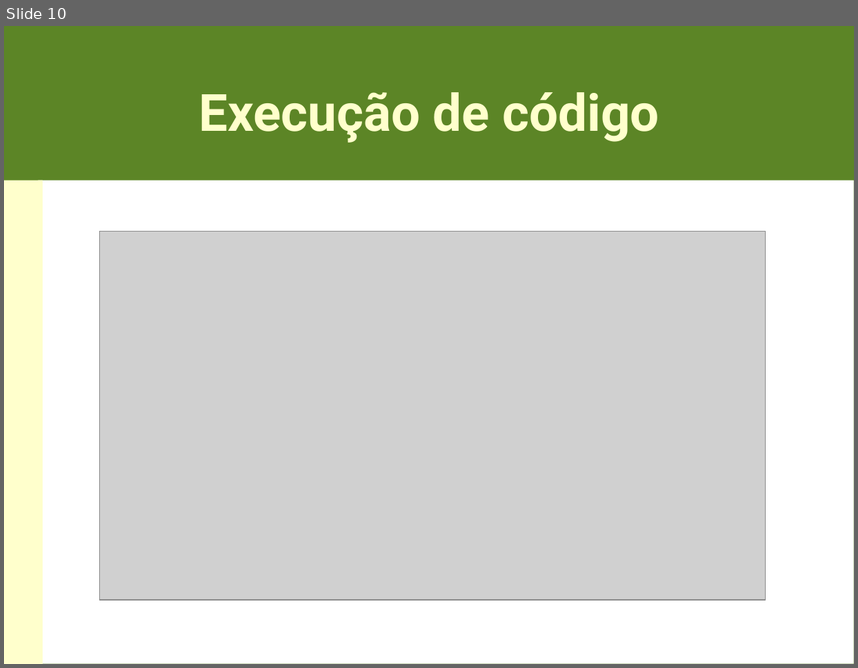
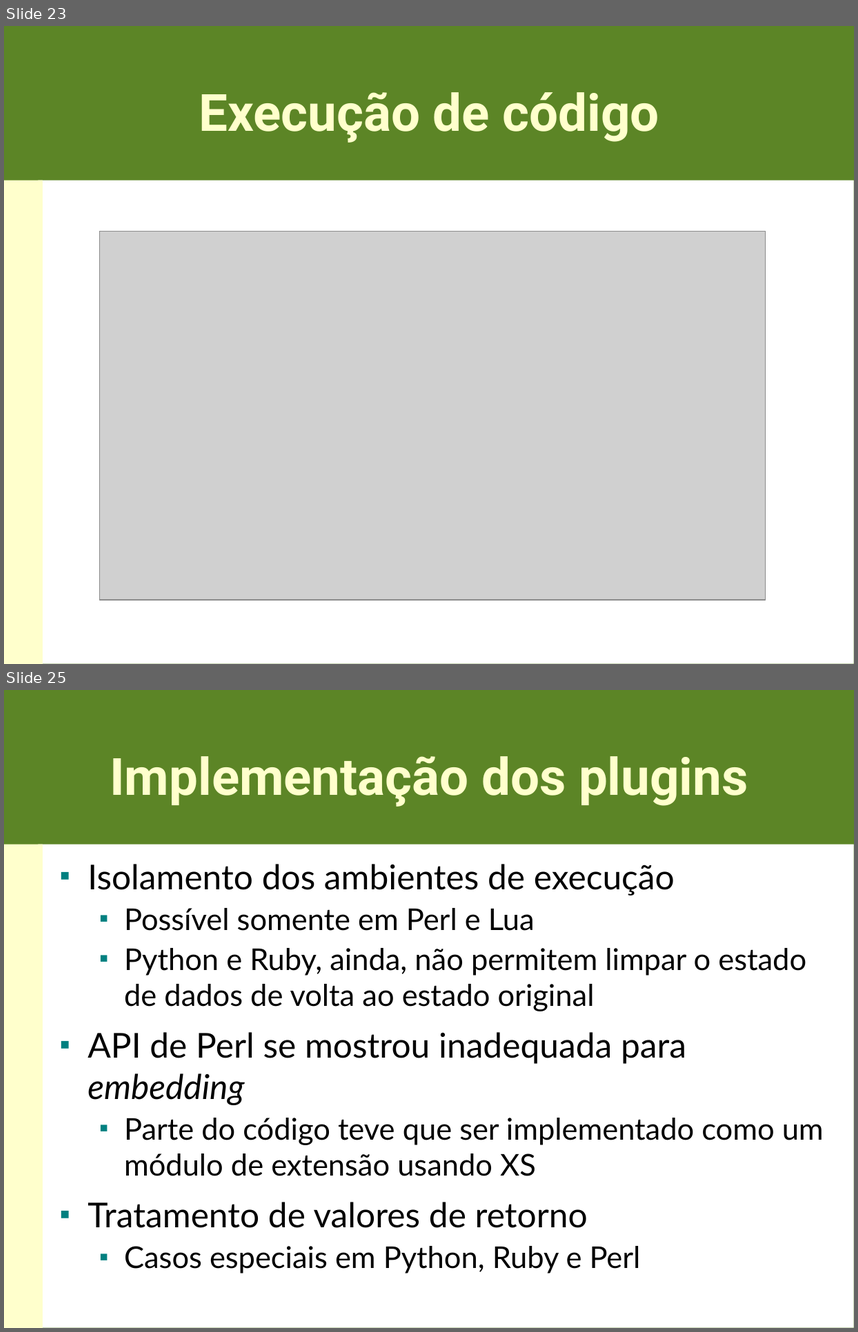
Before and after one commit to hishamhm/libscript, a slide deck: doc/apresentacao.odp. Shown one above the other, each under a label of ours: slide 10 before the commit, slides 23 and 25 after it; the slides between them are not shown. The pictures are 858x668 and 858x1332 pixels, drawn with LibreOffice and Linux fonts; fonts in the diff are those of the drawing; grey boxes stand for pictures. Boxes give left, top, right and bottom in pixels: in the first picture for what was removed or moved away, otherwise in the second. Text is boxed around its words. In the diff, an @@ line names an element or a change of style, - is before the commit and + after.

```diff
--- a/doc/apresentacao.odp
+++ b/doc/apresentacao.odp
@@ slide 25 added at [4,690,854,1328], background #5C8526; not listed: 2 template elements that a slide beside it also shows @@
@@ title added at [110,756,749,807], 48 pt, text #FFFFCC, bold @@
+Implementação dos plugins
@@ text added at [87,864,824,1274], 28 pt, text #000000 @@
+■ Isolamento dos ambientes de execução
+  ■ Possível somente em Perl e Lua
+  ■ Python e Ruby, ainda, não permitem limpar o estado de dados de volta ao estado original
+■ API de Perl se mostrou inadequada para embedding
+  ■ Parte do código teve que ser implementado como um módulo de extensão usando XS
+■ Tratamento de valores de retorno
+  ■ Casos especiais em Python, Ruby e Perl
@@ what was slide 10 is now slide 23 @@
```
Also in this commit, not shown: 6 slides changed, 21 other slides added, 2 slides removed, 1 other file.
